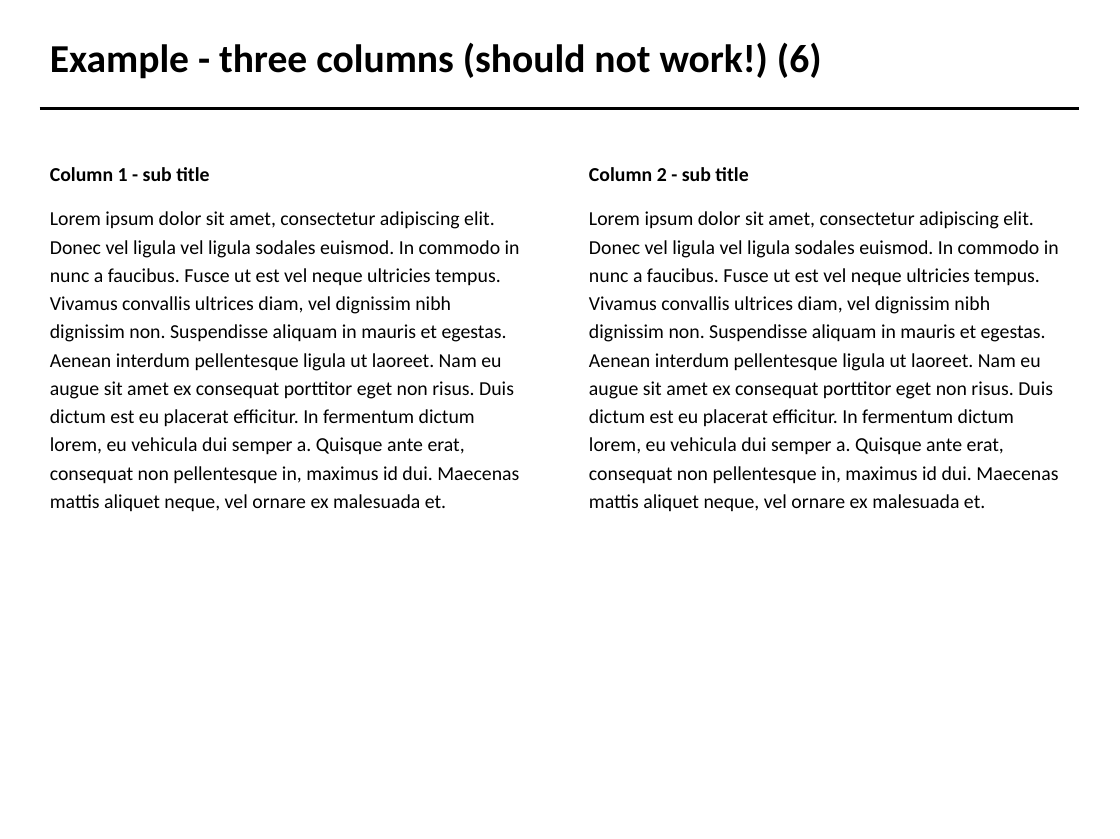
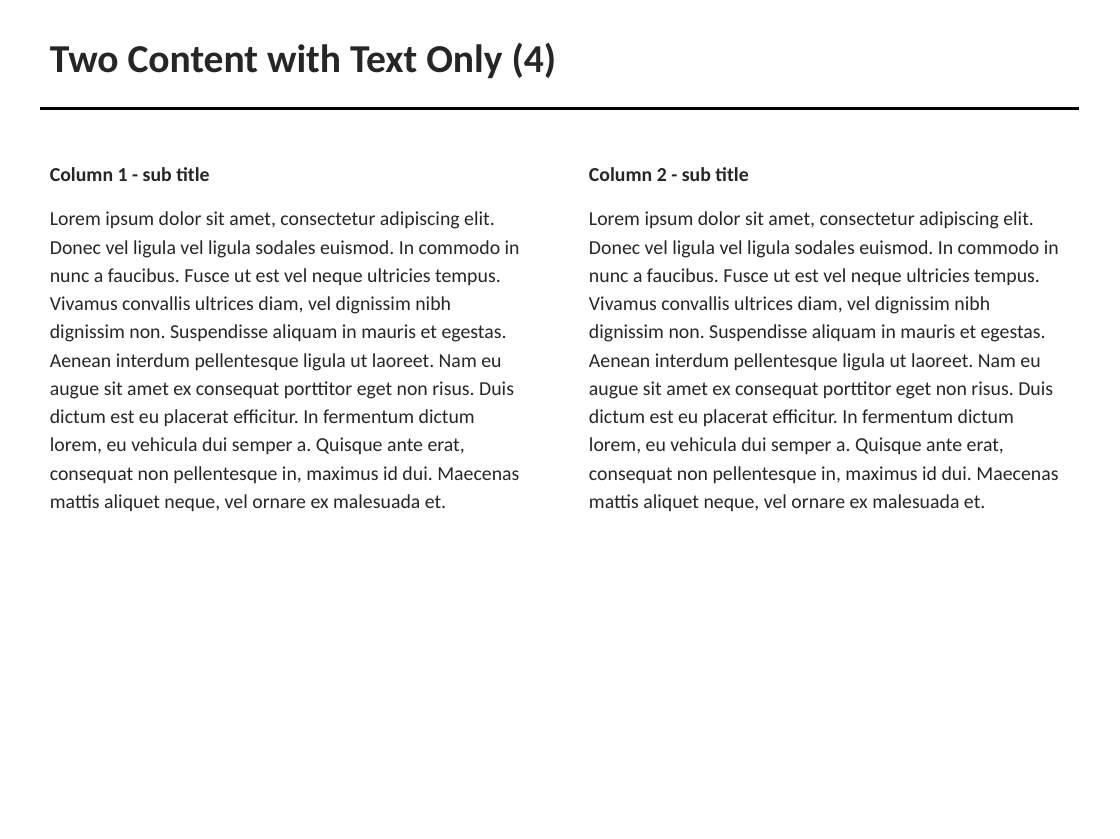
Before and after one commit to vcu-ssg/ssg-vcu-bofa-sandbox, a slide deck: slide 4 of study1.pptx (slide 6 before the commit). Drawn at 1120x839 pixels with LibreOffice and Linux fonts; fonts in the diff are those of the drawing; background and template pictures are left out. Boxes give left, top, right and bottom in pixels: in the first picture for what was removed or moved away, otherwise in the second. Text is boxed around its words. In the diff, an @@ line names an element or a change of style, - is before the commit and + after.

```diff
--- a/study1.pptx
+++ b/study1.pptx
@@ title at [50, 43, 557, 79]: text changed; text colour #000000 to #262626 @@
-Example - three columns (should not work!) (6)
+Two Content with Text Only (4)
@@ text "Column 1 - sub title" at [50, 167, 520, 512]: text colour #000000 to #262626 @@
@@ text "Column 2 - sub title" at [589, 167, 1059, 511]: text colour #000000 to #262626 @@
```
Also in this commit, not shown: 8 other slides changed, 4 slides added, 2 slides removed, 4 other files.
